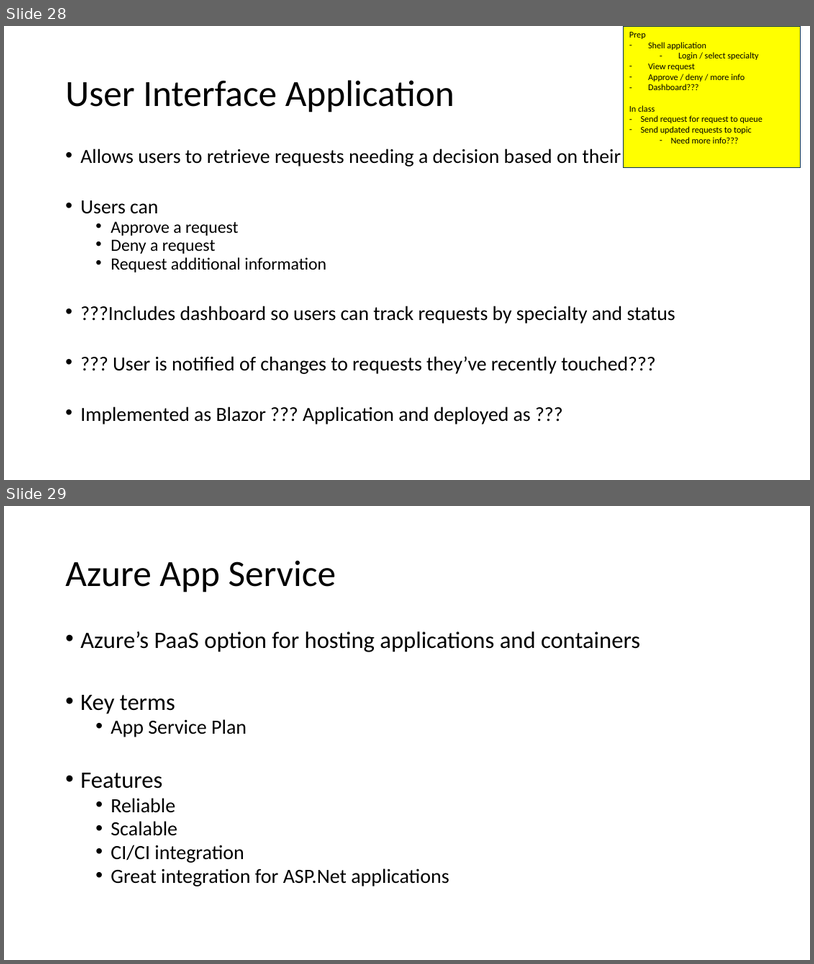
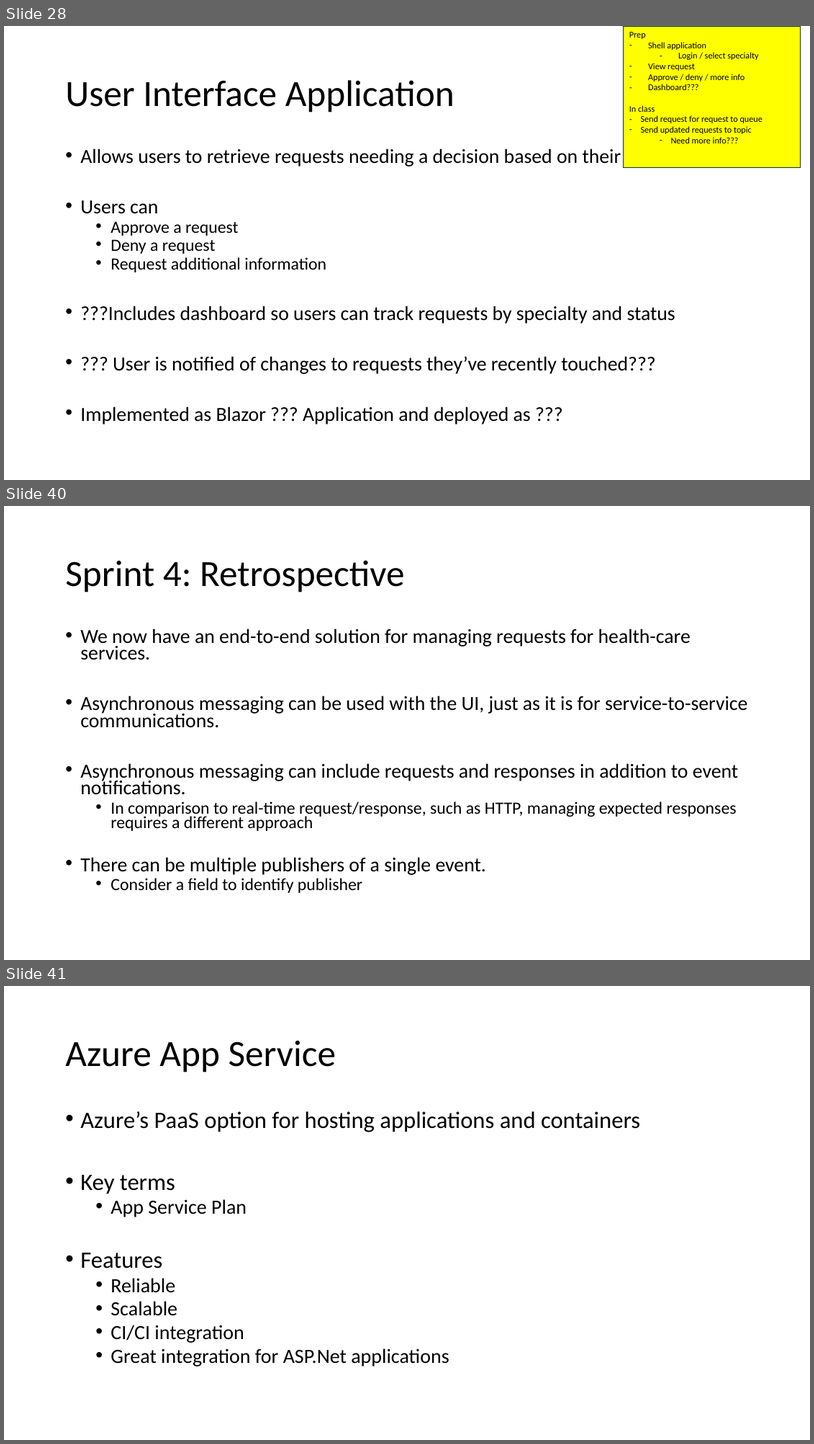
Before and after one commit to scottctr/EdaWorkshop, a slide deck: EventDrivenArchitectureWorkshop.pptx. Shown one above the other, each under a label of ours: slides 28 and 29 before the commit, slides 28, 40 and 41 after it; the slides between them are not shown. The pictures are 814x964 and 814x1444 pixels, drawn with LibreOffice and Linux fonts; fonts in the diff are those of the drawing. Boxes give left, top, right and bottom in pixels: in the first picture for what was removed or moved away, otherwise in the second. Text is boxed around its words. In the diff, an @@ line names an element or a change of style, - is before the commit and + after.

```diff
--- a/EventDrivenArchitectureWorkshop.pptx
+++ b/EventDrivenArchitectureWorkshop.pptx
@@ slide 40 added at box(4, 506, 810, 960), background #FFFFFF @@
@@ title added at box(65, 560, 405, 592), 44 pt, text #000000 @@
+Sprint 4: Retrospective
@@ text added at box(80, 628, 748, 893), 23.8 pt, text #000000 @@
+• We now have an end-to-end solution for managing requests for health-care services.
+• Asynchronous messaging can be used with the UI, just as it is for service-to-service communications.
+• Asynchronous messaging can include requests and responses in addition to event notifications.
+  • In comparison to real-time request/response, such as HTTP, managing expected responses requires a different approach
+• There can be multiple publishers of a single event.
+  • Consider a field to identify publisher
@@ what was slide 29 is now slide 41 @@
```
Also in this commit, not shown: 7 slides changed, 11 other slides added, 1 other file.
